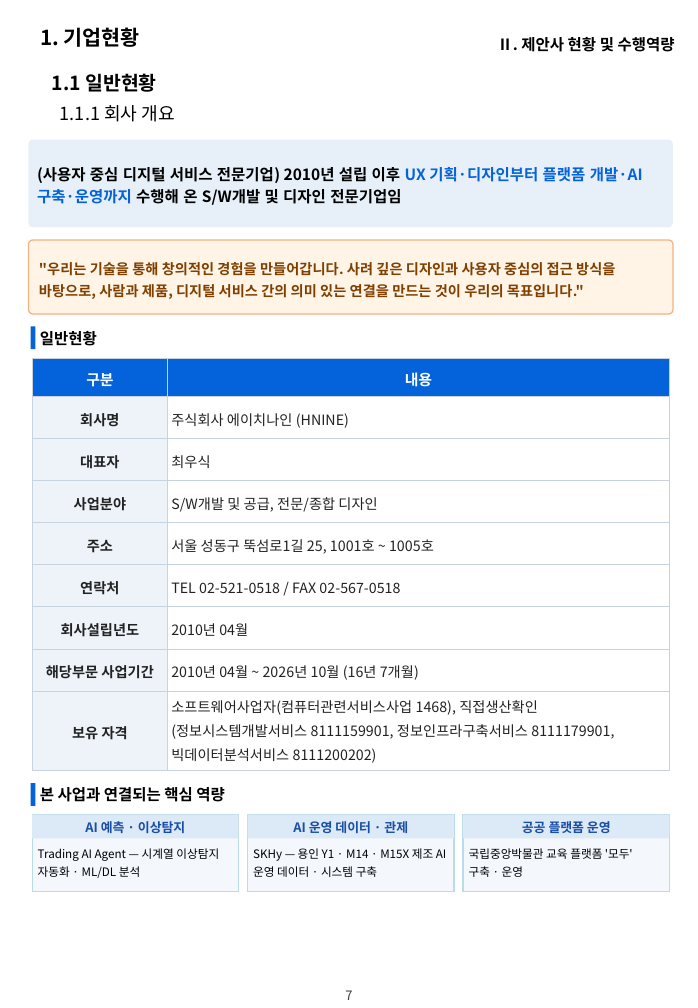
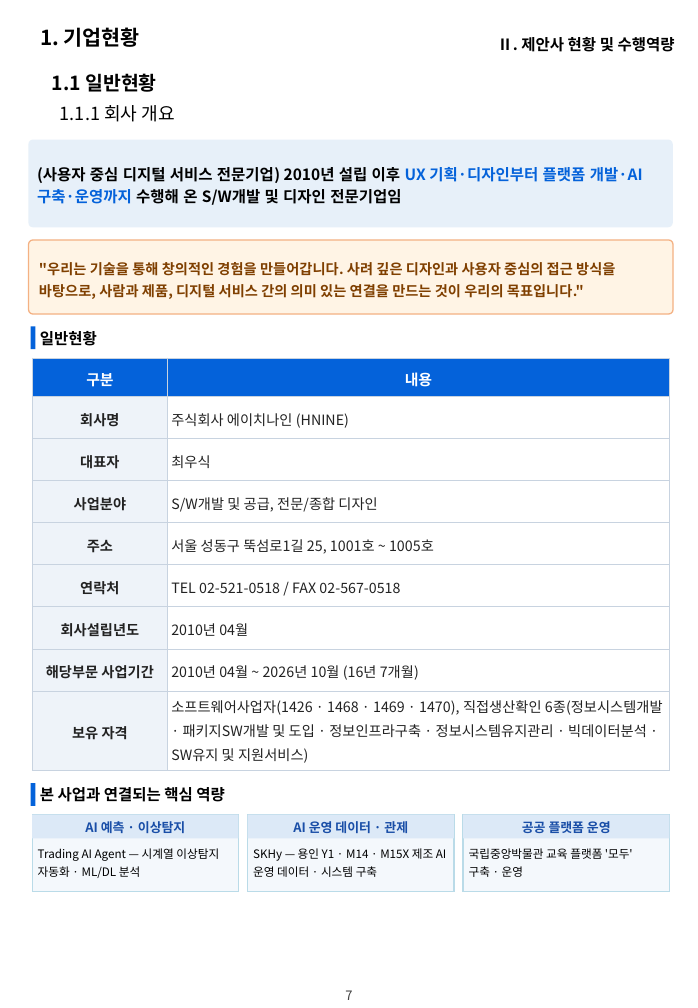
Before and after one commit to hwangsteeve-tech/hbjw, a slide deck: slide 7 of proposals/2026-11_dsit-parking-ai/dsit_proposal.pptx. Drawn at 698x1008 pixels with LibreOffice and Linux fonts; fonts in the diff are those of the drawing; background and template pictures are left out. Boxes give left, top, right and bottom in pixels: in the first picture for what was removed or moved away, otherwise in the second. Text is boxed around its words. In the diff, an @@ line names an element or a change of style, - is before the commit and + after.

```diff
--- a/proposals/2026-11_dsit-parking-ai/dsit_proposal.pptx
+++ b/proposals/2026-11_dsit-parking-ai/dsit_proposal.pptx
@@ table at (33, 358, 669, 767) @@
-row 9, column 2: 소프트웨어사업자(컴퓨터관련서비스사업 1468), 직접생산확인(정보시스템개발서비스 8111159901, 정보인프라구축서비스 8111179901, 빅데이터분석서비스 8111200202)
+row 9, column 2: 소프트웨어사업자(1426 · 1468 · 1469 · 1470), 직접생산확인 6종(정보시스템개발 · 패키지SW개발 및 도입 · 정보인프라구축 · 정보시스템유지관리 · 빅데이터분석 · SW유지 및 지원서비스)
```
Also in this commit, not shown: 2 other files.
